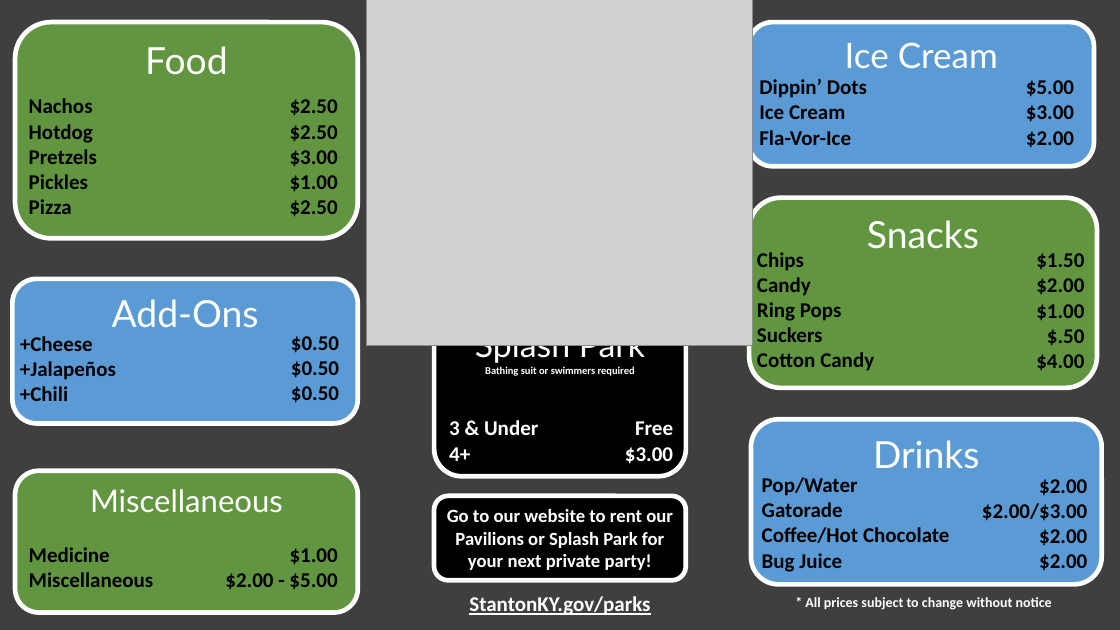
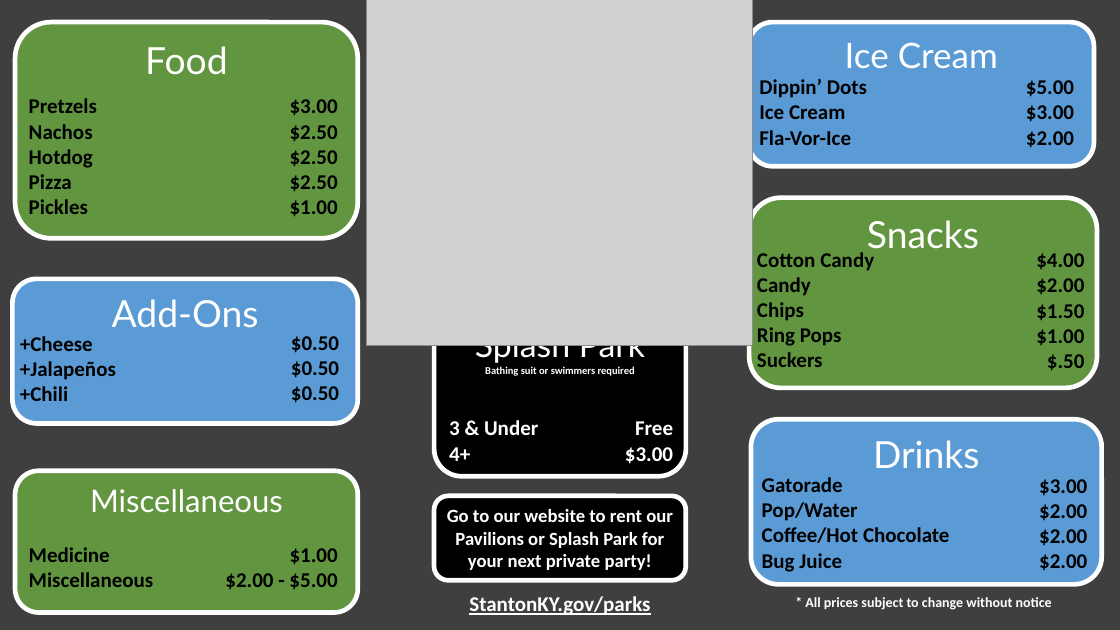
Before and after one commit to CityOfStanton/Kiosk-Client-Content, a slide deck: slide 1 of Assets/Menu/RegularMenu/Menu.pptx. Drawn at 1120x630 pixels with LibreOffice and Linux fonts; fonts in the diff are those of the drawing; grey boxes stand for pictures. Boxes give left, top, right and bottom in pixels: in the first picture for what was removed or moved away, otherwise in the second. Text is boxed around its words. In the diff, an @@ line names an element or a change of style, - is before the commit and + after.

Commit message:
Update RegularMenu assets with new images and presentation files

```diff
--- a/Assets/Menu/RegularMenu/Menu.pptx
+++ b/Assets/Menu/RegularMenu/Menu.pptx
@@ text at (x1=29, y1=98, x2=97, y2=113): paragraph added @@
+Pretzels
@@ text at (x1=290, y1=99, x2=338, y2=115): paragraph added @@
+$3.00
@@ text at (x1=29, y1=174, x2=72, y2=189): text changed @@
-Pretzels
+Pizza
@@ text at (x1=290, y1=175, x2=338, y2=191): text changed @@
-$3.00
+$2.50
@@ text at (x1=29, y1=199, x2=72, y2=214): paragraph removed @@
-Pizza
@@ text at (x1=290, y1=200, x2=338, y2=216): paragraph removed @@
-$2.50
@@ text at (x1=757, y1=252, x2=874, y2=296): paragraphs added @@
+Cotton Candy
+Candy
@@ text at (x1=1036, y1=253, x2=1084, y2=294): paragraphs added @@
+$4.00
+$2.00
@@ text at (x1=757, y1=352, x2=874, y2=371): paragraph removed @@
-Cotton Candy
@@ text at (x1=1036, y1=354, x2=1084, y2=370): paragraph removed @@
-$4.00
@@ text at (x1=762, y1=477, x2=843, y2=492): paragraph added @@
+Gatorade
@@ text at (x1=1039, y1=479, x2=1087, y2=496): text changed @@
-$2.00
-$2.00/$3.00
+$3.00
@@ text at (x1=762, y1=502, x2=843, y2=517): paragraph removed @@
-Gatorade
```
Also in this commit, not shown: 1 other file.
